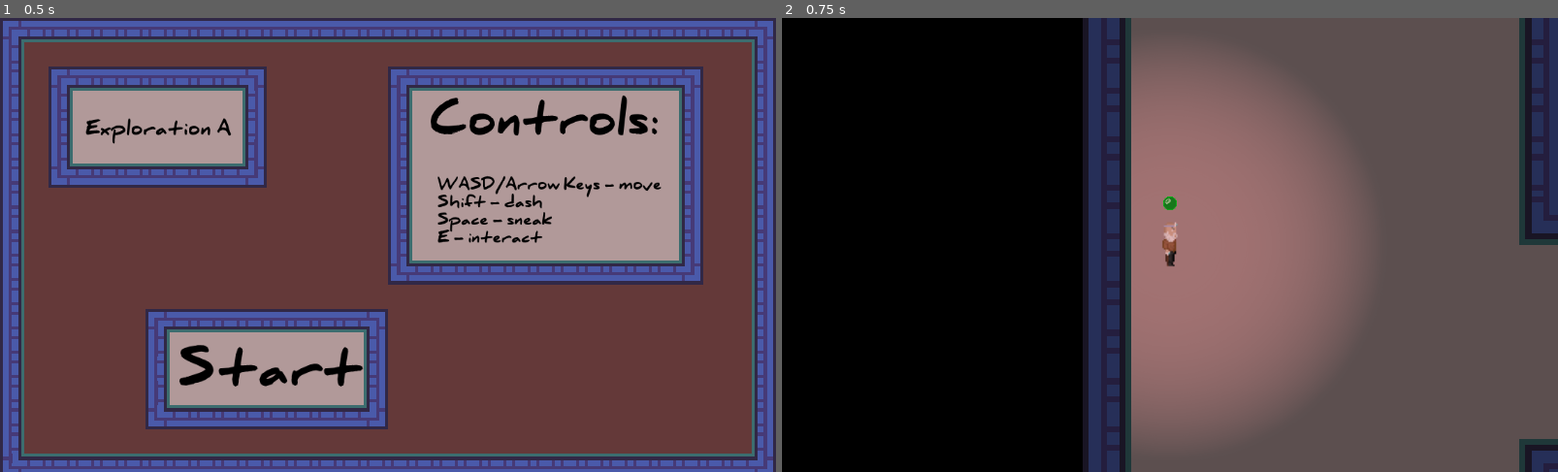
Above: before the commit, frames 1-2 (left to right).
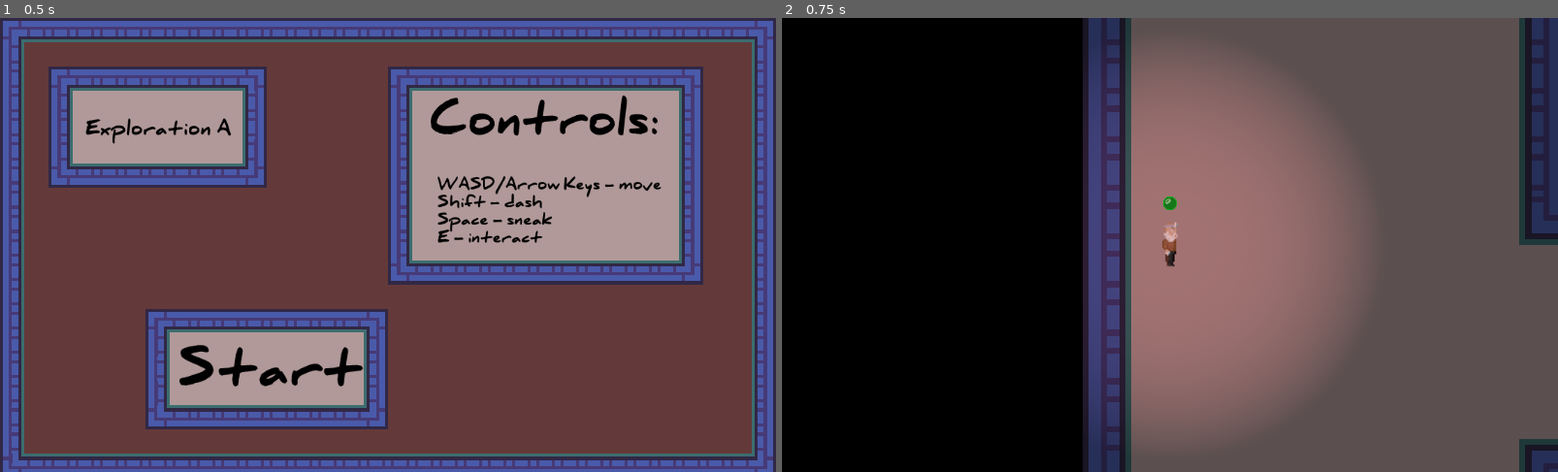
Above: after the commit, the same moments.

Repository: jamesw98/exploration_a
Game: Godot game, scene res://main_menu.tscn
The game is run twice, just before and just after one commit, with the same random seed, the same clock (stepped at 60 frames per second) and the same inputs. Sound files missing from this copy of the repository are replaced by a short silence.
Inputs (mouse positions are in pixels of both pictures, inside the frame that each line leads up to):
- Up to frame 1 (0.5 s): no input
- Up to frame 2 (0.75 s): tap Enter at 0.5 s; move the mouse to (1045, 367) at 0.52 s; hold D (move_right) from 0.53 s (still down); tap Space (walk) at 0.6 s; click (1045, 367) at 0.67 s

Frame 1 is identical in both runs. In frame 2, 2.4% of the frame differs, in the area x 39-45%, y 18-82%.

Commit message:
light shows on walls now

Diff:
--- a/src/Player.tscn
+++ b/src/Player.tscn
@@ -18,228 +18,228 @@
 [sub_resource type="AtlasTexture" id=1]
 flags = 4
 atlas = ExtResource( 5 )
+region = Rect2( 0, 64, 32, 32 )
+
+[sub_resource type="AtlasTexture" id=2]
+flags = 4
+atlas = ExtResource( 5 )
+region = Rect2( 32, 64, 32, 32 )
+
+[sub_resource type="AtlasTexture" id=3]
+flags = 4
+atlas = ExtResource( 5 )
+region = Rect2( 64, 64, 32, 32 )
+
+[sub_resource type="AtlasTexture" id=4]
+flags = 4
+atlas = ExtResource( 5 )
+region = Rect2( 96, 64, 32, 32 )
+
+[sub_resource type="AtlasTexture" id=5]
+flags = 4
+atlas = ExtResource( 5 )
+region = Rect2( 0, 32, 32, 32 )
+
+[sub_resource type="AtlasTexture" id=6]
+flags = 4
+atlas = ExtResource( 5 )
+region = Rect2( 32, 32, 32, 32 )
+
+[sub_resource type="AtlasTexture" id=7]
+flags = 4
+atlas = ExtResource( 5 )
+region = Rect2( 64, 32, 32, 32 )
+
+[sub_resource type="AtlasTexture" id=8]
+flags = 4
+atlas = ExtResource( 5 )
+region = Rect2( 96, 32, 32, 32 )
+
+[sub_resource type="AtlasTexture" id=9]
+flags = 4
+atlas = ExtResource( 5 )
 region = Rect2( 0, 128, 32, 32 )
 
-[sub_resource type="AtlasTexture" id=2]
+[sub_resource type="AtlasTexture" id=10]
 flags = 4
 atlas = ExtResource( 5 )
 region = Rect2( 32, 128, 32, 32 )
 
-[sub_resource type="AtlasTexture" id=3]
+[sub_resource type="AtlasTexture" id=11]
 flags = 4
 atlas = ExtResource( 5 )
 region = Rect2( 64, 128, 32, 32 )
 
-[sub_resource type="AtlasTexture" id=4]
+[sub_resource type="AtlasTexture" id=12]
 flags = 4
 atlas = ExtResource( 5 )
 region = Rect2( 96, 128, 32, 32 )
 
-[sub_resource type="AtlasTexture" id=5]
+[sub_resource type="AtlasTexture" id=13]
 flags = 4
 atlas = ExtResource( 5 )
 region = Rect2( 0, 256, 32, 32 )
 
-[sub_resource type="AtlasTexture" id=6]
+[sub_resource type="AtlasTexture" id=14]
 flags = 4
 atlas = ExtResource( 5 )
 region = Rect2( 32, 256, 32, 32 )
 
-[sub_resource type="AtlasTexture" id=7]
+[sub_resource type="AtlasTexture" id=15]
 flags = 4
 atlas = ExtResource( 5 )
 region = Rect2( 64, 256, 32, 32 )
 
-[sub_resource type="AtlasTexture" id=8]
+[sub_resource type="AtlasTexture" id=16]
 flags = 4
 atlas = ExtResource( 5 )
 region = Rect2( 96, 256, 32, 32 )
 
-[sub_resource type="AtlasTexture" id=9]
+[sub_resource type="AtlasTexture" id=17]
 flags = 4
 atlas = ExtResource( 5 )
 region = Rect2( 0, 192, 32, 32 )
 
-[sub_resource type="AtlasTexture" id=10]
+[sub_resource type="AtlasTexture" id=18]
 flags = 4
 atlas = ExtResource( 5 )
 region = Rect2( 32, 192, 32, 32 )
 
-[sub_resource type="AtlasTexture" id=11]
+[sub_resource type="AtlasTexture" id=19]
 flags = 4
 atlas = ExtResource( 5 )
 region = Rect2( 64, 192, 32, 32 )
 
-[sub_resource type="AtlasTexture" id=12]
+[sub_resource type="AtlasTexture" id=20]
 flags = 4
 atlas = ExtResource( 5 )
 region = Rect2( 96, 192, 32, 32 )
 
-[sub_resource type="AtlasTexture" id=13]
+[sub_resource type="AtlasTexture" id=21]
 flags = 4
 atlas = ExtResource( 5 )
 region = Rect2( 0, 0, 32, 32 )
 
-[sub_resource type="AtlasTexture" id=14]
+[sub_resource type="AtlasTexture" id=22]
 flags = 4
 atlas = ExtResource( 5 )
 region = Rect2( 32, 0, 32, 32 )
 
-[sub_resource type="AtlasTexture" id=15]
+[sub_resource type="AtlasTexture" id=23]
 flags = 4
 atlas = ExtResource( 5 )
 region = Rect2( 64, 0, 32, 32 )
 
-[sub_resource type="AtlasTexture" id=16]
+[sub_resource type="AtlasTexture" id=24]
 flags = 4
 atlas = ExtResource( 5 )
 region = Rect2( 96, 0, 32, 32 )
 
-[sub_resource type="AtlasTexture" id=17]
+[sub_resource type="AtlasTexture" id=25]
 flags = 4
 atlas = ExtResource( 5 )
 region = Rect2( 0, 160, 32, 32 )
 
-[sub_resource type="AtlasTexture" id=18]
+[sub_resource type="AtlasTexture" id=26]
 flags = 4
 atlas = ExtResource( 5 )
 region = Rect2( 32, 160, 32, 32 )
 
-[sub_resource type="AtlasTexture" id=19]
+[sub_resource type="AtlasTexture" id=27]
 flags = 4
 atlas = ExtResource( 5 )
 region = Rect2( 64, 160, 32, 32 )
 
-[sub_resource type="AtlasTexture" id=20]
+[sub_resource type="AtlasTexture" id=28]
 flags = 4
 atlas = ExtResource( 5 )
 region = Rect2( 96, 160, 32, 32 )
 
-[sub_resource type="AtlasTexture" id=21]
+[sub_resource type="AtlasTexture" id=29]
 flags = 4
 atlas = ExtResource( 5 )
 region = Rect2( 0, 96, 32, 32 )
 
-[sub_resource type="AtlasTexture" id=22]
+[sub_resource type="AtlasTexture" id=30]
 flags = 4
 atlas = ExtResource( 5 )
 region = Rect2( 32, 96, 32, 32 )
 
-[sub_resource type="AtlasTexture" id=23]
+[sub_resource type="AtlasTexture" id=31]
 flags = 4
 atlas = ExtResource( 5 )
 region = Rect2( 64, 96, 32, 32 )
 
-[sub_resource type="AtlasTexture" id=24]
+[sub_resource type="AtlasTexture" id=32]
 flags = 4
 atlas = ExtResource( 5 )
 region = Rect2( 96, 96, 32, 32 )
 
-[sub_resource type="AtlasTexture" id=25]
+[sub_resource type="AtlasTexture" id=33]
 flags = 4
 atlas = ExtResource( 5 )
 region = Rect2( 0, 224, 32, 32 )
 
-[sub_resource type="AtlasTexture" id=26]
+[sub_resource type="AtlasTexture" id=34]
 flags = 4
 atlas = ExtResource( 5 )
 region = Rect2( 32, 224, 32, 32 )
 
-[sub_resource type="AtlasTexture" id=27]
+[sub_resource type="AtlasTexture" id=35]
 flags = 4
 atlas = ExtResource( 5 )
 region = Rect2( 64, 224, 32, 32 )
 
-[sub_resource type="AtlasTexture" id=28]
+[sub_resource type="AtlasTexture" id=36]
 flags = 4
 atlas = ExtResource( 5 )
 region = Rect2( 96, 224, 32, 32 )
-
-[sub_resource type="AtlasTexture" id=29]
-flags = 4
-atlas = ExtResource( 5 )
-region = Rect2( 0, 64, 32, 32 )
-
-[sub_resource type="AtlasTexture" id=30]
-flags = 4
-atlas = ExtResource( 5 )
-region = Rect2( 32, 64, 32, 32 )
-
-[sub_resource type="AtlasTexture" id=31]
-flags = 4
-atlas = ExtResource( 5 )
-region = Rect2( 64, 64, 32, 32 )
-
-[sub_resource type="AtlasTexture" id=32]
-flags = 4
-atlas = ExtResource( 5 )
-region = Rect2( 96, 64, 32, 32 )
-
-[sub_resource type="AtlasTexture" id=33]
-flags = 4
-atlas = ExtResource( 5 )
-region = Rect2( 0, 32, 32, 32 )
-
-[sub_resource type="AtlasTexture" id=34]
-flags = 4
-atlas = ExtResource( 5 )
-region = Rect2( 32, 32, 32, 32 )
-
-[sub_resource type="AtlasTexture" id=35]
-flags = 4
-atlas = ExtResource( 5 )
-region = Rect2( 64, 32, 32, 32 )
-
-[sub_resource type="AtlasTexture" id=36]
-flags = 4
-atlas = ExtResource( 5 )
-region = Rect2( 96, 32, 32, 32 )
 
 [sub_resource type="SpriteFrames" id=37]
 animations = [ {
 "frames": [ SubResource( 1 ), SubResource( 2 ), SubResource( 3 ), SubResource( 4 ) ],
 "loop": true,
+"name": "walk_right",
+"speed": 5.0
+}, {
+"frames": [ SubResource( 5 ), SubResource( 6 ), SubResource( 7 ), SubResource( 8 ) ],
+"loop": true,
+"name": "walk_diag_down_right",
+"speed": 5.0
+}, {
+"frames": [ SubResource( 9 ), SubResource( 10 ), SubResource( 11 ), SubResource( 12 ) ],
+"loop": true,
 "name": "walk_up",
 "speed": 5.0
 }, {
-"frames": [ SubResource( 5 ), SubResource( 6 ), SubResource( 7 ), SubResource( 8 ) ],
+"frames": [ SubResource( 13 ), SubResource( 14 ), SubResource( 15 ), SubResource( 16 ) ],
 "loop": true,
 "name": "die",
 "speed": 5.0
 }, {
-"frames": [ SubResource( 9 ), SubResource( 10 ), SubResource( 11 ), SubResource( 12 ) ],
+"frames": [ SubResource( 17 ), SubResource( 18 ), SubResource( 19 ), SubResource( 20 ) ],
 "loop": true,
 "name": "walk_left",
 "speed": 5.0
 }, {
-"frames": [ SubResource( 13 ), SubResource( 14 ), SubResource( 15 ), SubResource( 16 ) ],
+"frames": [ SubResource( 21 ), SubResource( 22 ), SubResource( 23 ), SubResource( 24 ) ],
 "loop": true,
 "name": "walk_down",
 "speed": 5.0
 }, {
-"frames": [ SubResource( 17 ), SubResource( 18 ), SubResource( 19 ), SubResource( 20 ) ],
+"frames": [ SubResource( 25 ), SubResource( 26 ), SubResource( 27 ), SubResource( 28 ) ],
 "loop": true,
 "name": "walk_diag_up_left",
 "speed": 5.0
 }, {
-"frames": [ SubResource( 21 ), SubResource( 22 ), SubResource( 23 ), SubResource( 24 ) ],
+"frames": [ SubResource( 29 ), SubResource( 30 ), SubResource( 31 ), SubResource( 32 ) ],
 "loop": true,
 "name": "walk_diag_up_right",
 "speed": 5.0
 }, {
-"frames": [ SubResource( 25 ), SubResource( 26 ), SubResource( 27 ), SubResource( 28 ) ],
+"frames": [ SubResource( 33 ), SubResource( 34 ), SubResource( 35 ), SubResource( 36 ) ],
 "loop": true,
 "name": "walk_diag_down_left",
-"speed": 5.0
-}, {
-"frames": [ SubResource( 29 ), SubResource( 30 ), SubResource( 31 ), SubResource( 32 ) ],
-"loop": true,
-"name": "walk_right",
-"speed": 5.0
-}, {
-"frames": [ SubResource( 33 ), SubResource( 34 ), SubResource( 35 ), SubResource( 36 ) ],
-"loop": true,
-"name": "walk_diag_down_right",
 "speed": 5.0
 } ]
 
--- a/src/test_scene.tscn
+++ b/src/test_scene.tscn
@@ -35,13 +35,14 @@
 color = Color( 0.517647, 0.517647, 0.517647, 1 )
 
 [node name="Walls" parent="." instance=ExtResource( 1 )]
+occluder_light_mask = 0
 tile_data = PoolIntArray( -327703, -2147483648, 0, -327702, 1, 0, -327701, 1, 0, -327700, 1, 0, -327699, 1, 0, -327698, …(144556 unchanged characters)…
 
 [node name="infinite_hallway" type="Area2D" parent="."]
 
 [node name="CollisionShape2D" type="CollisionShape2D" parent="infinite_hallway"]
 position = Vector2( 5576, 4272 )
-shape = SubResource( 10 )
+shape = SubResource( 1 )
 
 [node name="stairs" type="Sprite" parent="."]
 position = Vector2( 1920, 8768 )
Not shown: 13 places in src/test_scene.tscn that only renumber resources
